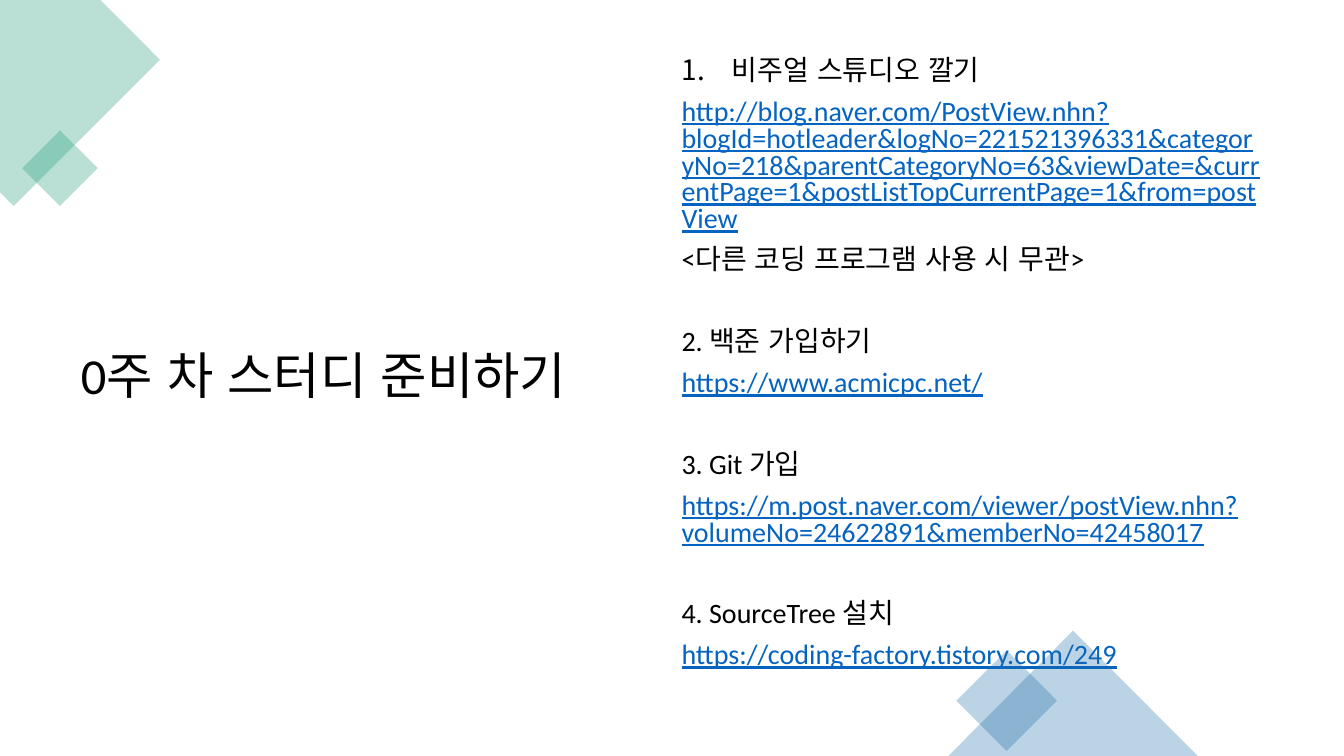
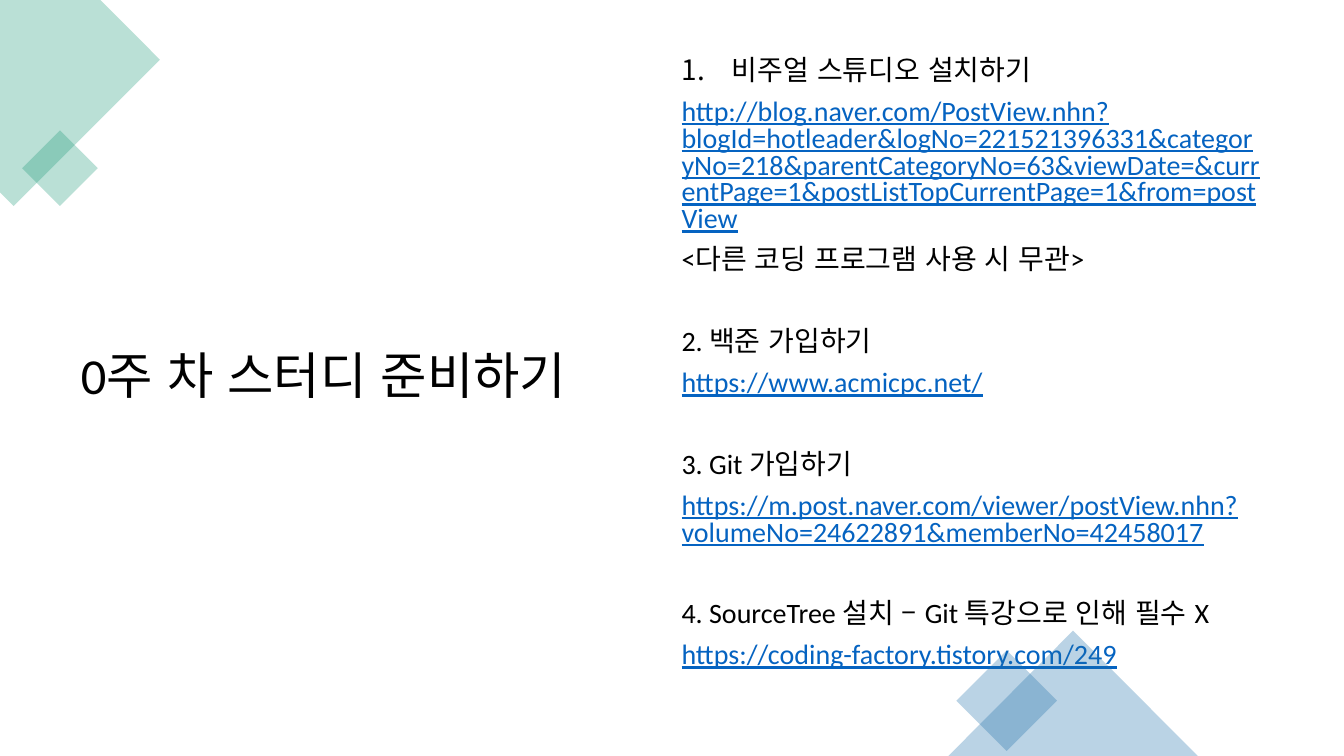
Before and after one commit to kjh99660/Study_powerpoint, a slide deck: slide 7 of c# 및 유니티 스터디 기초반_스터디개요.pptx. Drawn at 1344x756 pixels with LibreOffice and Linux fonts; fonts in the diff are those of the drawing. Boxes give left, top, right and bottom in pixels: in the first picture for what was removed or moved away, otherwise in the second. Text is boxed around its words. In the diff, an @@ line names an element or a change of style, - is before the commit and + after.

Commit message:
스터디 개요 완성 1주차 수업 내용 텍스트 파일 업로드

```diff
--- a/c# 및 유니티 스터디 기초반_스터디개요.pptx
+++ b/c# 및 유니티 스터디 기초반_스터디개요.pptx
@@ text at box(732, 56, 1031, 83): text changed @@
-1. 비주얼 스튜디오 깔기
+1. 비주얼 스튜디오 설치하기
@@ text at box(682, 450, 852, 477): text changed @@
-3. Git 가입
+3. Git 가입하기
@@ text at box(682, 599, 1210, 626): text changed @@
-4. SourceTree 설치
+4. SourceTree 설치 – Git 특강으로 인해 필수 X
```
Also in this commit, not shown: 5 other slides changed, 2 other files.
